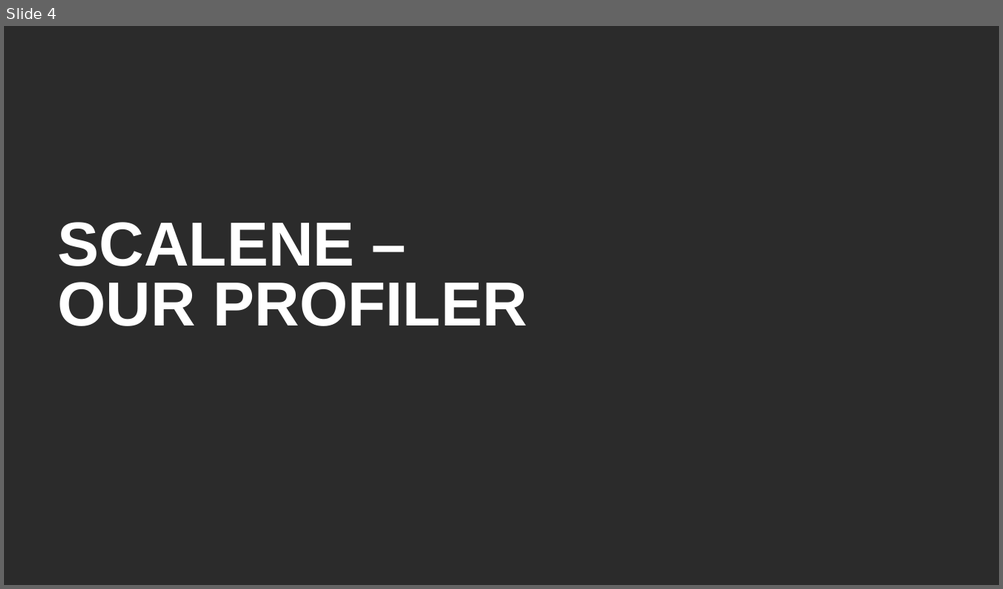
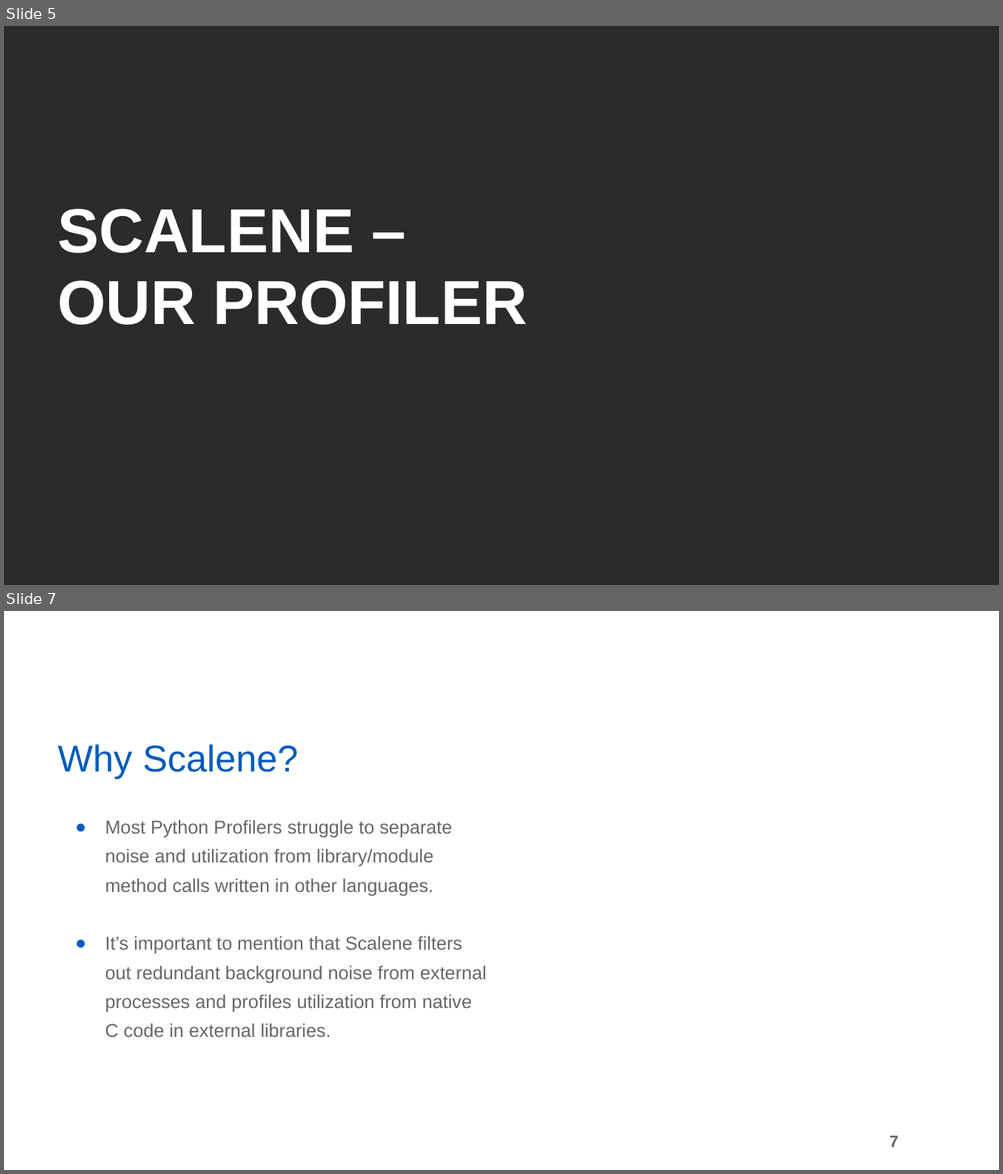
Before and after one commit to robmurr/AI-Energy-Optimization, a slide deck: Documentation/ELRAIENERGYOPTIMIZATIONPRESENTATION.pptx. Shown one above the other, each under a label of ours: slide 4 before the commit, slides 5 and 7 after it; the slides between them are not shown. The pictures are 1003x589 and 1003x1174 pixels, drawn with LibreOffice and Linux fonts; fonts in the diff are those of the drawing; background and template pictures are left out; a plain dark background stands for a picture behind light text. Boxes give left, top, right and bottom in pixels: in the first picture for what was removed or moved away, otherwise in the second. Text is boxed around its words. In the diff, an @@ line names an element or a change of style, - is before the commit and + after.

```diff
--- a/Documentation/ELRAIENERGYOPTIMIZATIONPRESENTATION.pptx
+++ b/Documentation/ELRAIENERGYOPTIMIZATIONPRESENTATION.pptx
@@ slide 7 added at (4, 611, 999, 1170), background picture (left out) @@
@@ title added at (58, 744, 298, 779), 36 pt, text #005BBB @@
+Why Scalene?
@@ text added at (105, 820, 486, 1037), 18 pt, text #666666 @@
+● Most Python Profilers struggle to separate noise and utilization from library/module method calls written in other languages.
+● It’s important to mention that Scalene filters out redundant background noise from external processes and profiles utilization from native C code in external libraries.
@@ page number added at (889, 1136, 898, 1147), 16 pt, text #666666, bold @@
+7
@@ what was slide 4 is now slide 5 @@
@@ slide 5 changed as well @@
@@ title "SCALENE – OUR PROFILER" at (58, 209, 526, 325): line spacing 58pt to 0.97 @@
```
Also in this commit, not shown: 2 other slides changed, 20 other slides added, 20 slides removed.
